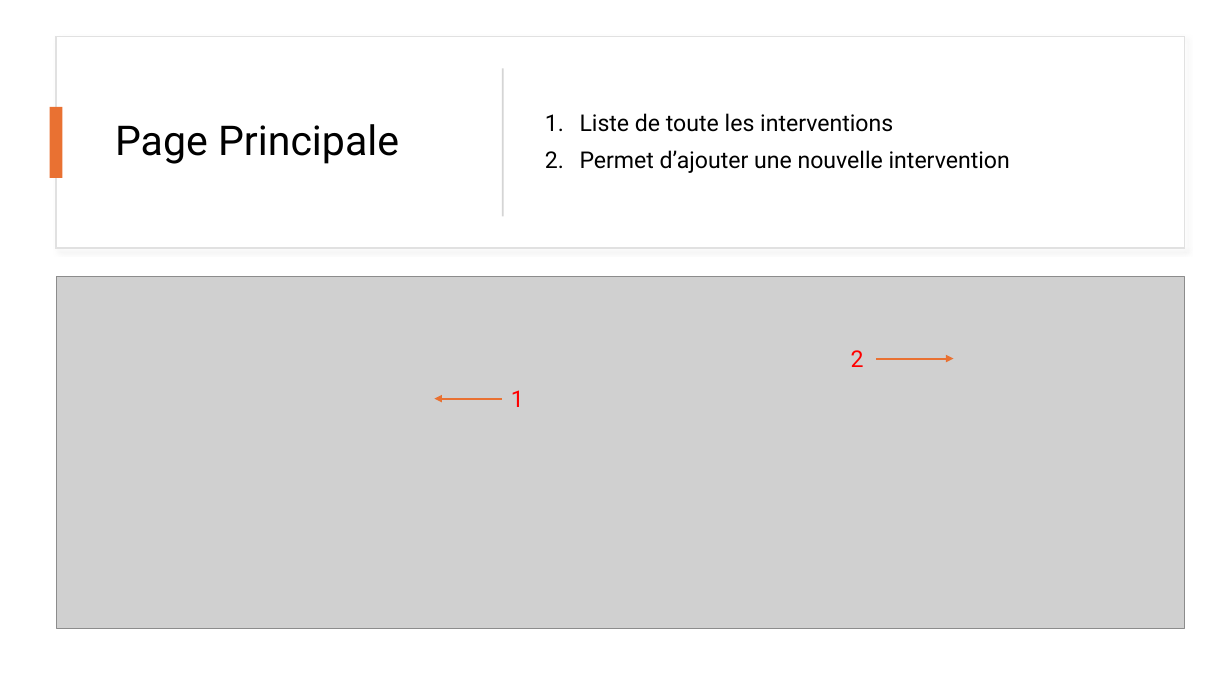
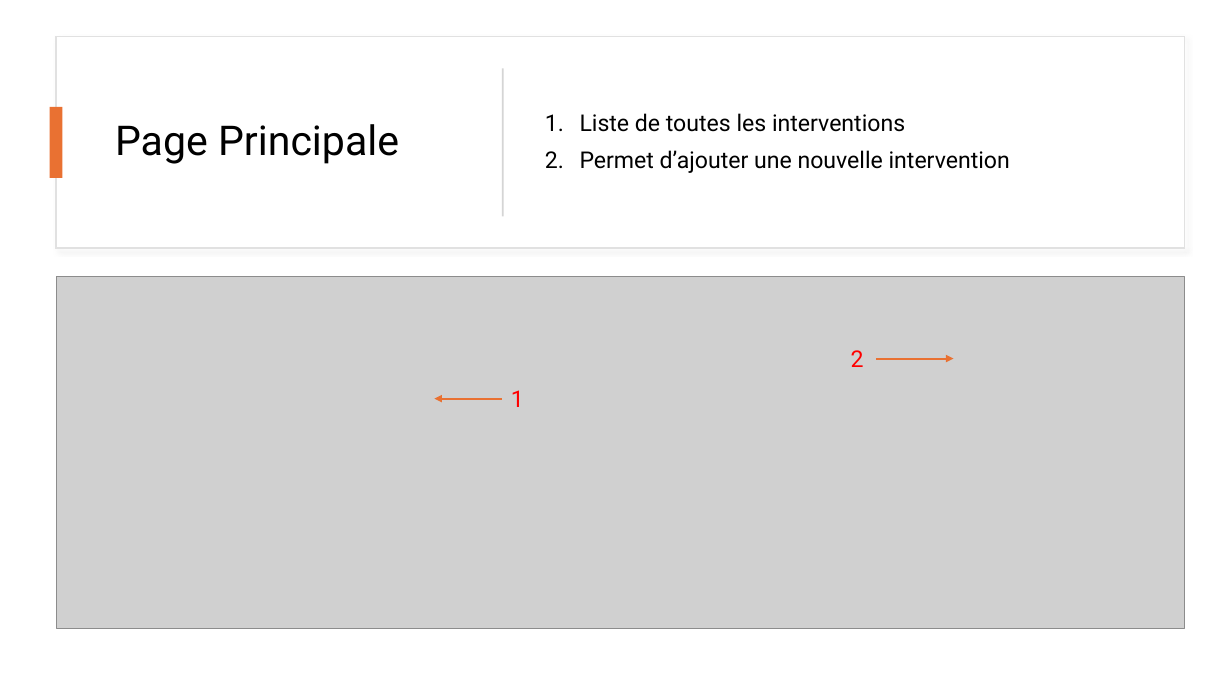
Before and after one commit to maiiro0/EnseignementSuperieur, a slide deck: slide 4 of ressources/Guide Utilisateur.pptx. Drawn at 1232x693 pixels with LibreOffice and Linux fonts; fonts in the diff are those of the drawing; grey boxes stand for pictures. Boxes give left, top, right and bottom in pixels: in the first picture for what was removed or moved away, otherwise in the second. Text is boxed around its words. In the diff, an @@ line names an element or a change of style, - is before the commit and + after.

```diff
--- a/ressources/Guide Utilisateur.pptx
+++ b/ressources/Guide Utilisateur.pptx
@@ text at [580, 113, 905, 132]: text changed @@
-1. Liste de toute les interventions
+1. Liste de toutes les interventions
```
Also in this commit, not shown: 6 other slides changed, 1 other file.
